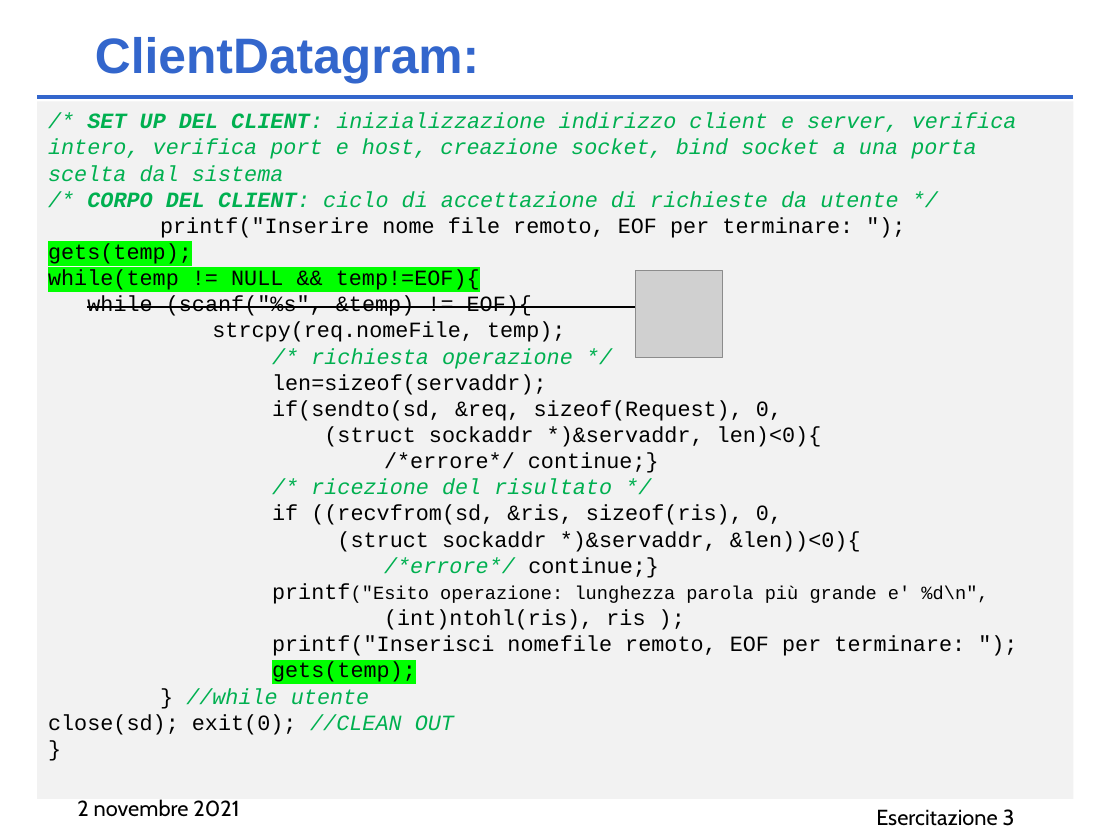
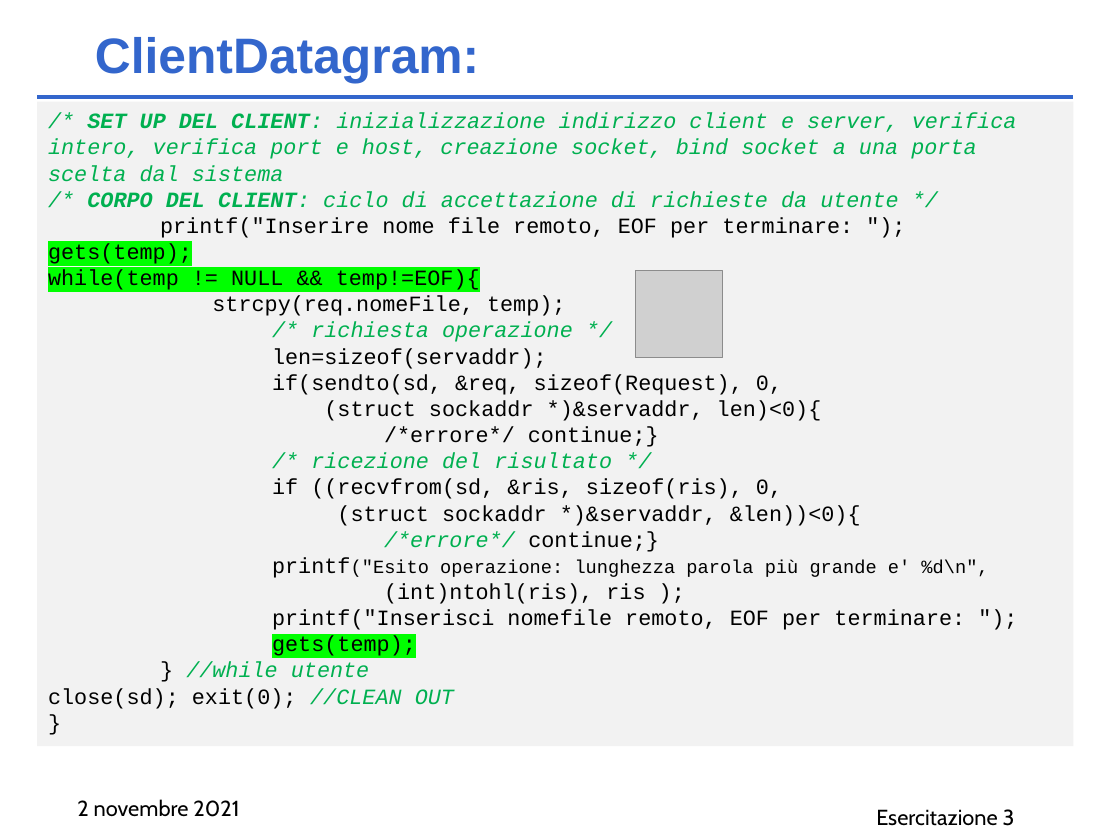
Before and after one commit to AliceTurrini/RetiCalcolatori, a slide deck: slide 3 of Es3/Presentazione_es3_2_novembre.pptx. Drawn at 1120x840 pixels with LibreOffice and Linux fonts; fonts in the diff are those of the drawing; grey boxes stand for pictures. Boxes give left, top, right and bottom in pixels: in the first picture for what was removed or moved away, otherwise in the second. Text is boxed around its words. In the diff, an @@ line names an element or a change of style, - is before the commit and + after.

Commit message:
Update Presentazione_es3_2_novembre.pptx
tolta la scanf tagliata

```diff
--- a/Es3/Presentazione_es3_2_novembre.pptx
+++ b/Es3/Presentazione_es3_2_novembre.pptx
@@ rectangle "/* SET UP DEL CLIENT: ..." resized from (x1=37, y1=102, x2=1073, y2=800) to (x1=37, y1=102, x2=1073, y2=747) @@
@@ text in rectangle at (x1=87, y1=296, x2=532, y2=316): paragraph removed @@
-while (scanf("%s", &temp) != EOF){
```
